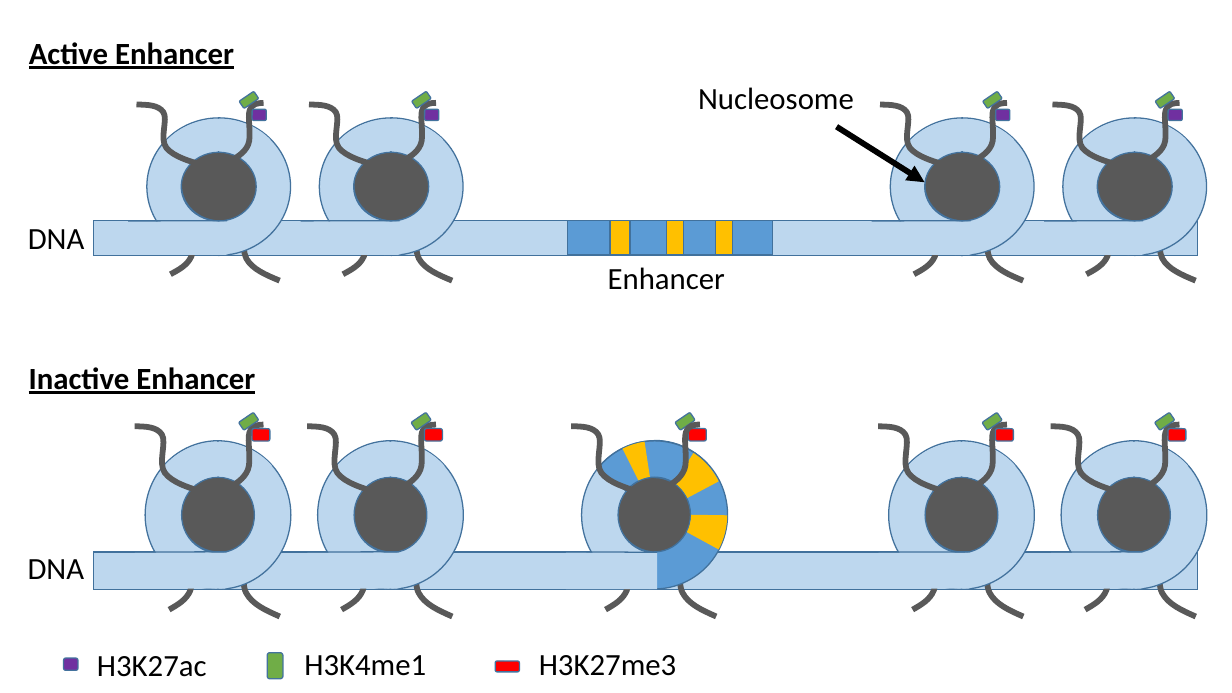
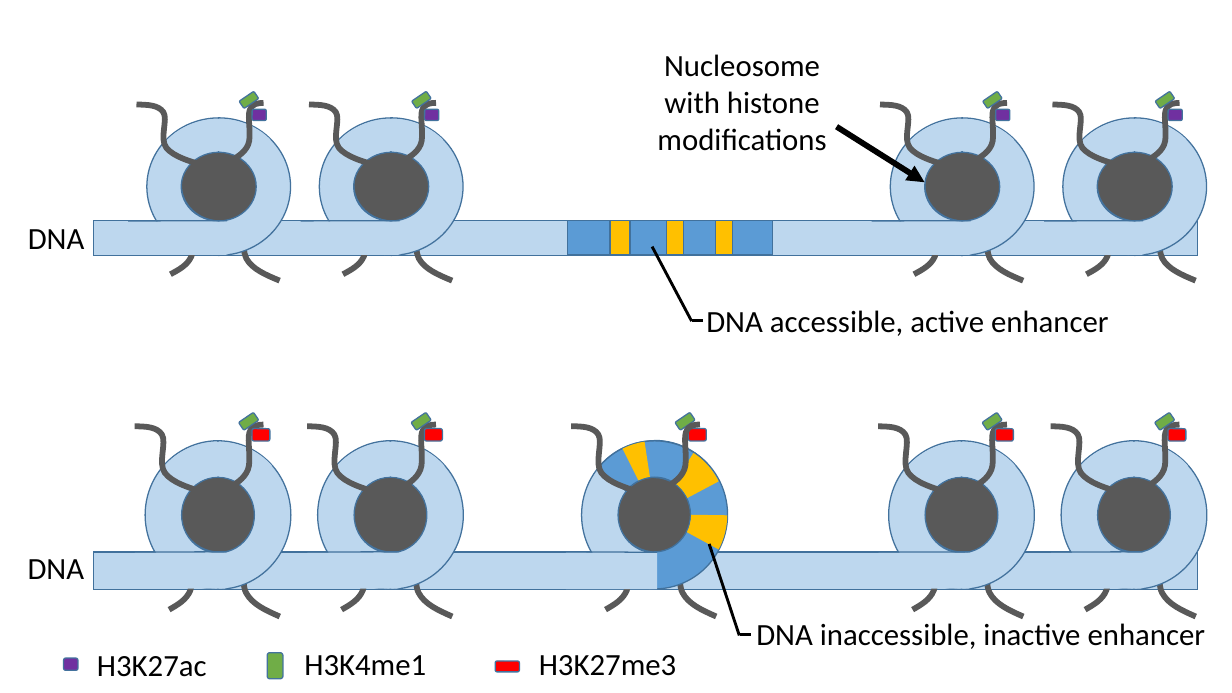
Before and after one commit to David-Taub/HOP-HMM, a slide deck: slide 3 of Help/Figures.pptx. Drawn at 1232x693 pixels with LibreOffice and Linux fonts; fonts in the diff are those of the drawing. Boxes give left, top, right and bottom in pixels: in the first picture for what was removed or moved away, otherwise in the second. Text is boxed around its words. In the diff, an @@ line names an element or a change of style, - is before the commit and + after.

```diff
--- a/Help/Figures.pptx
+++ b/Help/Figures.pptx
@@ text "Nucleosome": place and size @@
-text "Nucleosome" at (698, 87, 854, 110)
+text "Nucleosome" at (657, 54, 826, 151)
@@ text at (657, 91, 826, 151): paragraph added @@
+with histone modifications
@@ text removed at (608, 267, 725, 290) @@
-Enhancer
@@ line added from (653, 247) to (692, 322), #000000 2.25 pt @@
@@ text "DNA accessible, active enhancer" at (706, 310, 1109, 336): vertical alignment top to middle @@
@@ line added from (692, 321) to (703, 321), #000000 2.25 pt @@
@@ text at (706, 310, 1109, 336): text changed; bold off @@
-Active Enhancer
+DNA accessible, active enhancer
@@ line added from (710, 544) to (739, 636), #000000 2.25 pt @@
@@ text "DNA inaccessible, inactive enhancer" at (756, 623, 1206, 649): vertical alignment top to middle @@
@@ text at (756, 623, 1206, 649): text changed; bold off @@
-Inactive Enhancer
+DNA inaccessible, inactive enhancer
@@ line added from (739, 635) to (751, 635), #000000 2.25 pt @@
```
Also in this commit, not shown: 2 other files.
